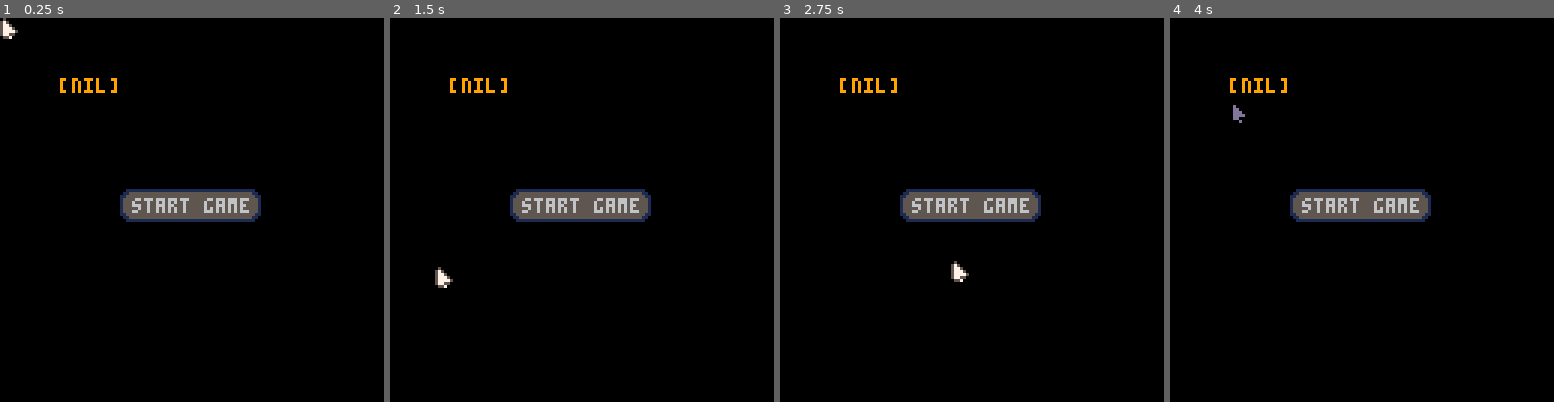
Above: before the commit, frames 1-4 (left to right).
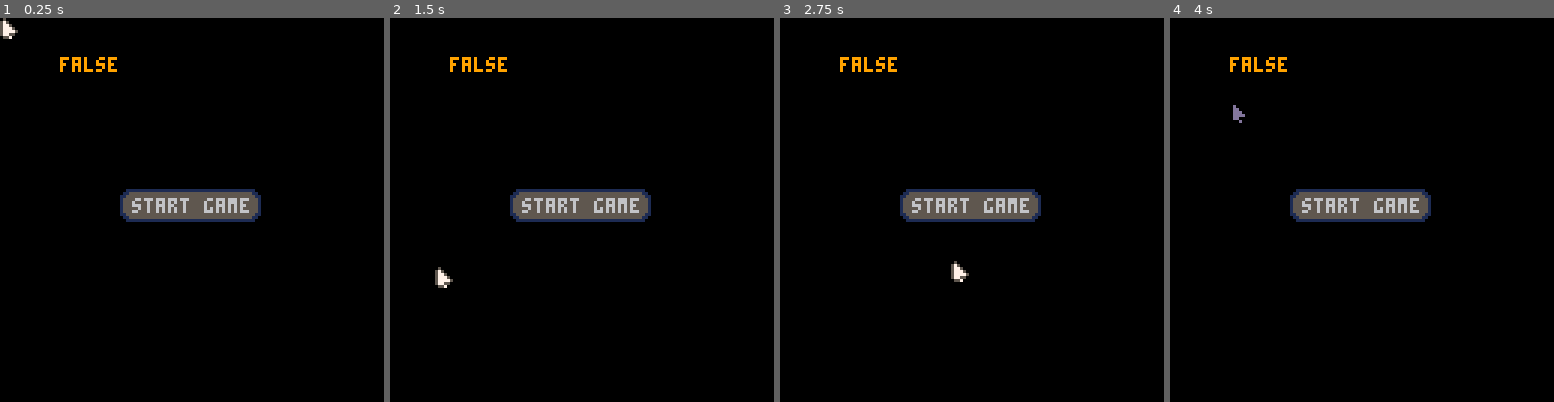
Above: after the commit, the same moments.

Repository: MounifAlzougbi/GameRepo
Game: PICO-8 cartridge six_shots.p8
Same seed, same stepped clock (60 frames per second), same inputs: the game is played once before the commit and once after it.
Inputs (mouse positions are in pixels of both pictures, inside the frame that each line leads up to):
- Up to frame 1 (0.25 s): no input
- Up to frame 2 (1.5 s): tap X (X key) at 0.33, 1.07 s; click (670, 121) at 0.67 s; tap O (Z key) at 0.7 s; click (436, 267) at 1.22 s
- Up to frame 3 (2.75 s): hold Right 1.6-2.1 s; tap O (Z key) at 1.7, 2.1, 2.5 s; click (887, 114) at 1.77 s; tap X (X key) at 1.85 s; hold Up 2.15-2.42 s; click (952, 259) at 2.32 s; hold Right from 2.47 s (still down)
- Up to frame 4 (4 s): click (1404, 106) at 2.87 s; tap O (Z key) at 2.9, 3.3, 3.7 s; tap X (X key) at 2.97 s; release Right at 3.03 s; hold Left 3.08-3.58 s; click (1465, 256) at 3.42 s; hold Down 3.63-3.97 s; click (1231, 102) at 3.97 s

The runs differ from the first frame. In frame 1, 0.5% of the frame differs, in the area x 15-31%, y 10-20%; in frame 2, 0.5%; in frame 3, 0.5%; in frame 4, 0.5%.

Commit message:
Update six_shots.p8
pathfinding updates

Diff:
--- a/six_shots.p8
+++ b/six_shots.p8
@@ -185,10 +185,23 @@
 
 	return vec(x,y)
 end
+
+-- returns dist inbetween two obj
+function dist(a,b)
+	local dx=b.pos.x-a.pos.x
+	local dy=b.pos.y-a.pos.y
+	local csqr=dx*dx+dy*dy
+
+	csqr=sqrt(csqr)
+
+	return csqr
+end
 -->8
 -- mouse stuff/map stuff
 
-flg={}
+flg={
+	map_coll=false
+}
 
 mouse={
 	pos=vec(64,64),
@@ -412,7 +425,7 @@
 			local il=#rpath+1-i
 			local b=vec(8,8)
 			add(path,rpath[il].pos*b)
-			add(flg,rpath[il].pos*b)
+--			add(flg,rpath[il].pos*b)
 
 		end
 		return path
@@ -573,7 +587,19 @@
 
 		update=function(s)
 
--- if
+			if s.pcool<1 then
+				s.pcool=80
+				local d=#s.ptbl
+				local tbl={
+				pos=vec(s.ptbl[d].x,
+				etbl[1].ptbl[d].y)}
+				if dist(player,tbl)>30 then
+					s:update_path()
+				end
+			end
+
+			s.pcool-=1
+
 			if s.pstep<#s.ptbl then
 
 --  dpos = b-a in lerp
@@ -609,11 +635,11 @@
 				elseif	dpos.x==-8
 				and dpos.y==8 then
 					s.dir=13
-				elseif dpos.y==12
-				and dpos.x==12 then
-					s.dir=11
-				elseif	dpos.y==-20
-				and dpos.x==-12 then
+				elseif dpos.y==0
+				and dpos.x==-8 then
+					s.dir=14
+				elseif	dpos.y==-8
+				and dpos.x==-8 then
 					s.dir=15
 				end
 			else
@@ -621,19 +647,6 @@
 				s:update_path()
 
 			end
-
---			if s.pcool<1 then
---				s:update_path()
---				s.pcool=60
---				s.pstep=1
---			end
-
---			if s.pcool%30==0
---			or p.t>=1 then
---				s:step_path()
---			end
-
---			s.pcool-=1
 		end,
 
 		draw=function(s)
@@ -664,8 +677,8 @@
 		if etbl[i].visible!=true then
 			deli(etbl,i)
 			add(etbl,enemy:new{
-		pos=vec(rnd(20),rnd(100))
-	})
+			pos=vec(rnd(110)+10,rnd(108)+20)
+			})
 		end
 	end
 end
@@ -766,9 +779,6 @@
 			if btn(⬇️) and s.pos.y<123 then
 				s.pos.y+=s.speed	end
 
--- angle to spr
---			local dx=mouse.x-s.x
---			local dy=mouse.y-s.y
 			local dpos=mouse.pos-s.pos
 
 			local l=0.0625--half of 1/8
@@ -849,8 +859,11 @@
 
 			if map_collision(s,2,false) then
 				s.pos=s.lpos
-			end
-			s.lpos=s.pos
+				map_col=true
+			else
+				s.lpos=s.pos
+				map_col=false
+			end
 		end,
 
 		draw=function(s)
@@ -1150,24 +1163,10 @@
 		a_star_draw()
 		mouse:draw()
 	end
---	print(mouse.x,10,15,9)
---	print(mouse.y,10,25,9)
-
---	p1=vec(1,1)
---	p2=vec(2,2)
---
---	p3=lerp(p2,p1,0.7)
-
---	print(etbl[1].pos,20,15,9)
-	print(dpos,20,20,9)
-
---	print(map_collision(player,2,false))
---	print(player.lpos,20,20,8)
-
---	p1=vec(3,3)
---	p2=vec(10,10)
---	print(tnode.f,30,30,9)
---	print(player.rcount,20,20,9)
+
+	print(flg.map_coll,20,13,9)
+--	print(player.lpos)
+
 end
 __gfx__
 00011000000001100000000000000000000110000000000000000000011000000008800000000880000000000000000000088000000000000000000008800000
